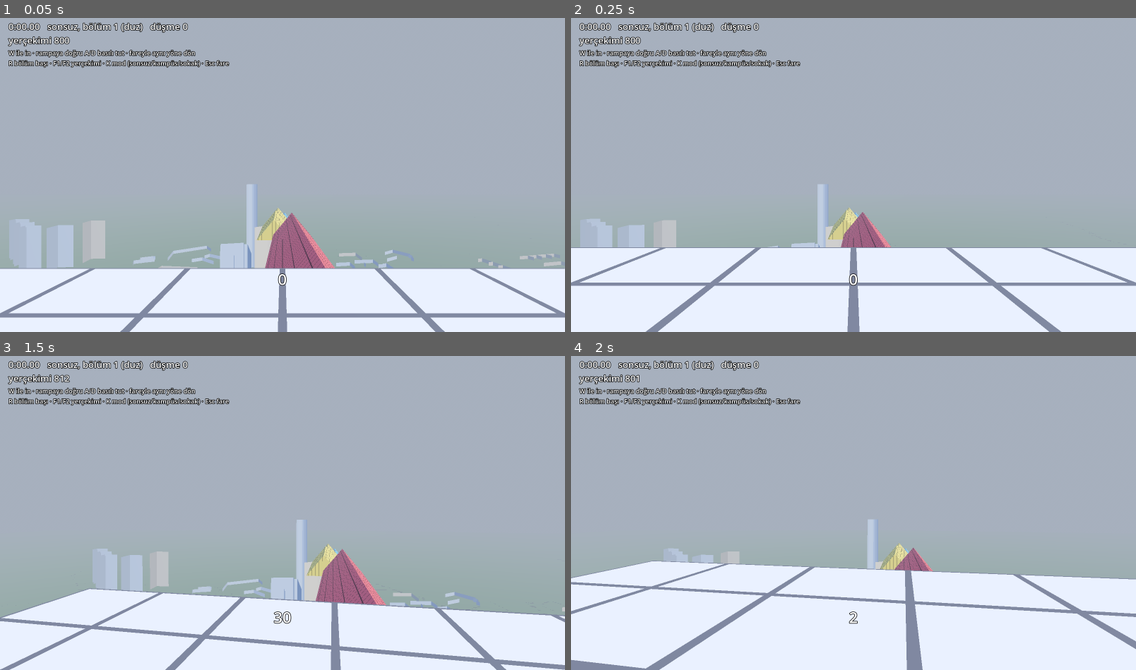
Above: before the commit, frames 1-4 (two rows, left to right).
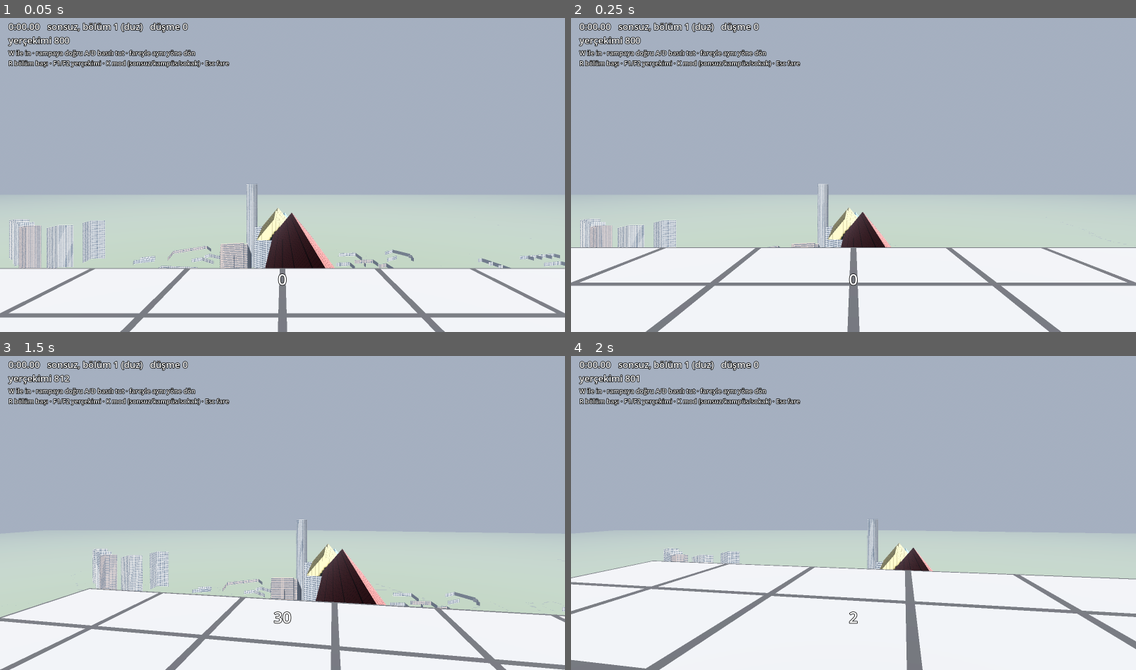
Above: after the commit, the same moments.

Repository: salihsahinin/sorf
Game: Godot game, scene res://sahneler/ana.tscn
Same seed, same stepped clock (60 frames per second), same inputs: the game is played once before the commit and once after it.
Inputs (mouse positions are in pixels of both pictures, inside the frame that each line leads up to):
- Up to frame 1 (0.05 s): no input
- Up to frame 2 (0.25 s): no input
- Up to frame 3 (1.5 s): tap Enter at 0.5 s; move the mouse to (310, 509) at 0.52 s; tap S (geri) at 0.6 s; tap Space (zipla) at 1.25 s; move the mouse to (254, 513) at 1.27 s; tap W (ileri) at 1.35 s
- Up to frame 4 (2 s): no input

The runs differ from the first frame. In frame 1, 24% of the frame differs, in the area x 0-100%, y 52-100%; in frame 2, 18%; in frame 3, 24%; in frame 4, 14%.

Commit message:
Visual upgrade: procedural facade windows, noise grass, physical sky, ACES, SSAO, sun shadows
Co-Authored-By: Claude Opus 5.5 <noreply@anthropic.com>

Diff:
--- a/betikler/dunya.gd
+++ b/betikler/dunya.gd
@@ -30,7 +30,8 @@
 			alan += a.x * c.y - c.x * a.y
 		if alan < 0.0:
 			poly.reverse()
-		var renk := Color(0.86, 0.82, 0.74) if b.ad == "" else Color(0.78, 0.84, 0.92)
+		var palet := [Color(0.82, 0.78, 0.70), Color(0.74, 0.72, 0.68), Color(0.70, 0.52, 0.42), Color(0.88, 0.86, 0.80), Color(0.62, 0.64, 0.66)]
+		var renk: Color = palet[absi(hash(str(b.p[0]))) % palet.size()]
 		st.set_color(renk)
 		for i in poly.size():
 			var a := poly[i]
@@ -49,9 +50,8 @@
 				var q := poly[ucgen[i + j]]
 				st.set_normal(Vector3.UP)
 				st.add_vertex(Vector3(q.x, h, q.y))
-	var m := StandardMaterial3D.new()
-	m.vertex_color_use_as_albedo = true
-	m.roughness = 0.9
+	var m := ShaderMaterial.new()
+	m.shader = preload("res://shaderlar/bina.gdshader")
 	var ag := MeshInstance3D.new()
 	ag.mesh = st.commit()
 	ag.material_override = m
@@ -71,8 +71,8 @@
 	var pm := PlaneMesh.new()
 	pm.size = Vector2(6000, 6000)
 	zemin.mesh = pm
-	var zm := StandardMaterial3D.new()
-	zm.albedo_color = Color(0.36, 0.46, 0.32)
+	var zm := ShaderMaterial.new()
+	zm.shader = preload("res://shaderlar/zemin.gdshader")
 	zemin.material_override = zm
 	zemin.position.y = -0.2
 	add_child(zemin)
@@ -99,7 +99,7 @@
 	for y in yollar:
 		var w: float = y.g * 0.5
 		var yaya: bool = y.t in ["footway", "path", "pedestrian", "steps", "cycleway"]
-		st.set_color(Color(0.62, 0.6, 0.56) if yaya else Color(0.2, 0.21, 0.23))
+		st.set_color(Color(0.40, 0.39, 0.37) if yaya else Color(0.16, 0.17, 0.18))
 		var h := 0.04 if yaya else 0.03
 		for i in range(y.p.size() - 1):
 			var a := Vector3(y.p[i][0], h, y.p[i][1])
--- a/betikler/seviye.gd
+++ b/betikler/seviye.gd
@@ -219,21 +219,29 @@
 	var cevre := WorldEnvironment.new()
 	var e := Environment.new()
 	var gok := Sky.new()
-	var gm := ProceduralSkyMaterial.new()
-	gm.sky_top_color = Color(0.18, 0.32, 0.6)
-	gm.sky_horizon_color = Color(0.7, 0.8, 0.92)
-	gm.ground_bottom_color = Color(0.1, 0.12, 0.18)
-	gm.ground_horizon_color = Color(0.7, 0.8, 0.92)
+	var gm := PhysicalSkyMaterial.new()   # Rayleigh/Mie saçılımı: güneşe göre değişen gerçek gök rengi
+	gm.turbidity = 6.0
+	gm.ground_color = Color(0.3, 0.32, 0.3)
 	gok.sky_material = gm
 	e.background_mode = Environment.BG_SKY
 	e.sky = gok
 	e.ambient_light_source = Environment.AMBIENT_SOURCE_SKY
 	e.ambient_light_energy = 0.9
-	e.tonemap_mode = Environment.TONE_MAPPER_FILMIC
+	e.tonemap_mode = Environment.TONE_MAPPER_ACES
+	e.tonemap_exposure = 0.95
+	e.ssao_enabled = true            # köşe ve bina diplerinde ortam gölgesi
+	e.ssao_radius = 2.0
+	e.ssao_intensity = 2.5
+	e.glow_enabled = true
+	e.adjustment_enabled = true
+	e.adjustment_saturation = 1.1
 	e.fog_enabled = true
 	e.fog_density = 0.00015 if kampus else 0.0008  # kampüste uzak binalar görünsün
 	cevre.environment = e
 	add_child(cevre)
 	var gunes := DirectionalLight3D.new()
-	gunes.rotation_degrees = Vector3(-50, 35, 0)
+	gunes.rotation_degrees = Vector3(-38, 35, 0)
+	gunes.light_energy = 1.4
+	gunes.shadow_enabled = true
+	gunes.directional_shadow_max_distance = 400.0
 	add_child(gunes)
--- /dev/null
+++ b/shaderlar/bina.gdshader
@@ -0,0 +1,39 @@
+// Bina cephesi: model uzayında kat (3,4 m) ve pencere (2,6 m) ızgarası; cam yansıtır, duvar mat.
+// Doku dosyası yok; desen konumdan hesaplanır. Taban rengi köşe renginden (bina başına).
+shader_type spatial;
+
+varying vec3 yerel;
+varying vec3 dn;
+
+float hash(vec2 p) { return fract(sin(dot(p, vec2(127.1, 311.7))) * 43758.5453); }
+
+void vertex() {
+	yerel = VERTEX;
+	dn = NORMAL;
+}
+
+void fragment() {
+	vec3 taban = COLOR.rgb;
+	if (abs(dn.y) > 0.5) {
+		// Çatı: koyu, hafif lekeli beton.
+		float n = hash(floor(yerel.xz * 0.5));
+		ALBEDO = taban * (0.45 + 0.1 * n);
+		ROUGHNESS = 0.95;
+	} else {
+		float u = abs(dn.x) > abs(dn.z) ? yerel.z : yerel.x;
+		float v = yerel.y;
+		float kat = 3.4;
+		float fy = fract(v / kat);
+		float fx = fract(u / 2.6);
+		float pencere = step(0.14, fx) * step(fx, 0.86) * step(0.28, fy) * step(fy, 0.86) * step(0.8, v);
+		float kusak = step(0.92, fy);  // kat arası beton kuşak
+		// Pencere başına küçük ton farkı: perde, iç ışık.
+		float ic = hash(floor(vec2(u / 2.6, v / kat)));
+		vec3 cam = mix(vec3(0.08, 0.11, 0.14), vec3(0.22, 0.26, 0.3), ic * 0.6);
+		vec3 duvar = taban * (0.92 + 0.08 * hash(floor(vec2(u, v) * 2.0))) * (1.0 - 0.12 * kusak);
+		ALBEDO = mix(duvar, cam, pencere);
+		METALLIC = pencere * 0.5;
+		ROUGHNESS = mix(0.85, 0.08, pencere);
+		SPECULAR = mix(0.4, 0.9, pencere);
+	}
+}
--- /dev/null
+++ b/shaderlar/zemin.gdshader
@@ -0,0 +1,28 @@
+// Zemin: dünya uzayında katmanlı değer gürültüsü ile çim tonu; uzakta düzleşir (titreme olmasın).
+shader_type spatial;
+
+uniform vec3 acik : source_color = vec3(0.42, 0.52, 0.30);
+uniform vec3 koyu : source_color = vec3(0.24, 0.33, 0.18);
+
+varying vec3 dunya;
+
+float hash(vec2 p) { return fract(sin(dot(p, vec2(127.1, 311.7))) * 43758.5453); }
+float gurultu(vec2 p) {
+	vec2 i = floor(p);
+	vec2 f = fract(p);
+	f = f * f * (3.0 - 2.0 * f);
+	return mix(mix(hash(i), hash(i + vec2(1, 0)), f.x), mix(hash(i + vec2(0, 1)), hash(i + vec2(1, 1)), f.x), f.y);
+}
+
+void vertex() {
+	dunya = (MODEL_MATRIX * vec4(VERTEX, 1.0)).xyz;
+}
+
+void fragment() {
+	vec2 p = dunya.xz;
+	float n = gurultu(p * 0.05) * 0.5 + gurultu(p * 0.4) * 0.3 + gurultu(p * 3.0) * 0.2;
+	float uzak = clamp(length(CAMERA_POSITION_WORLD - dunya) / 300.0, 0.0, 1.0);
+	n = mix(n, 0.5, uzak);
+	ALBEDO = mix(koyu, acik, n);
+	ROUGHNESS = 0.95;
+}
Not shown, added: shaderlar/bina.gdshader.uid
Not shown, added: shaderlar/zemin.gdshader.uid
